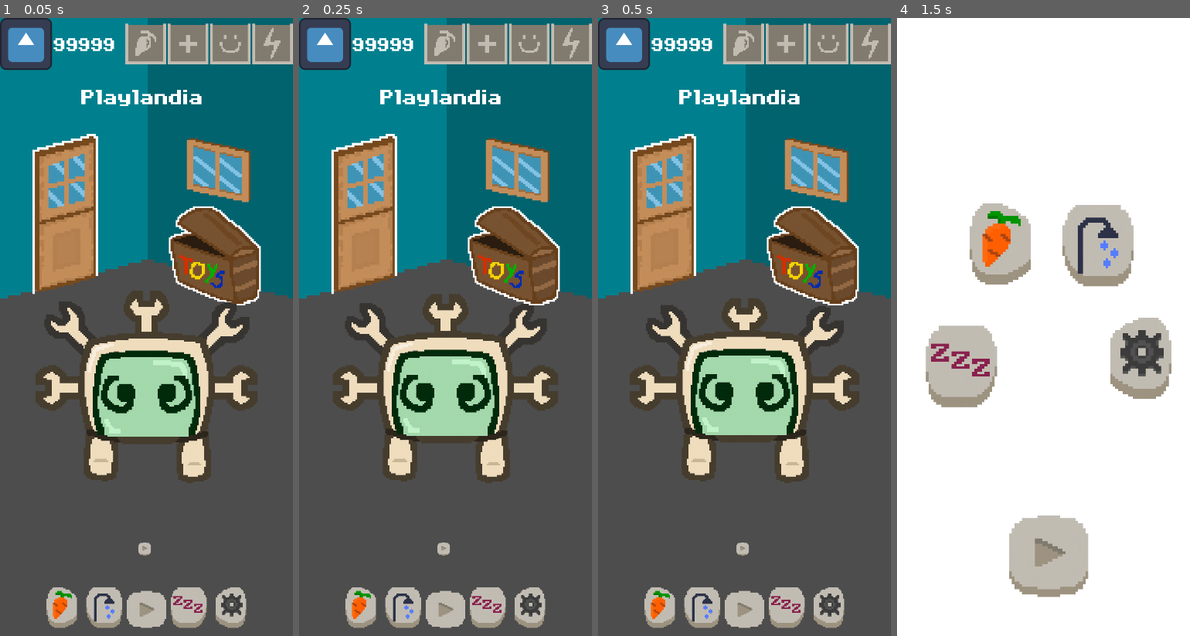
Above: before the commit, frames 1-4 (left to right).
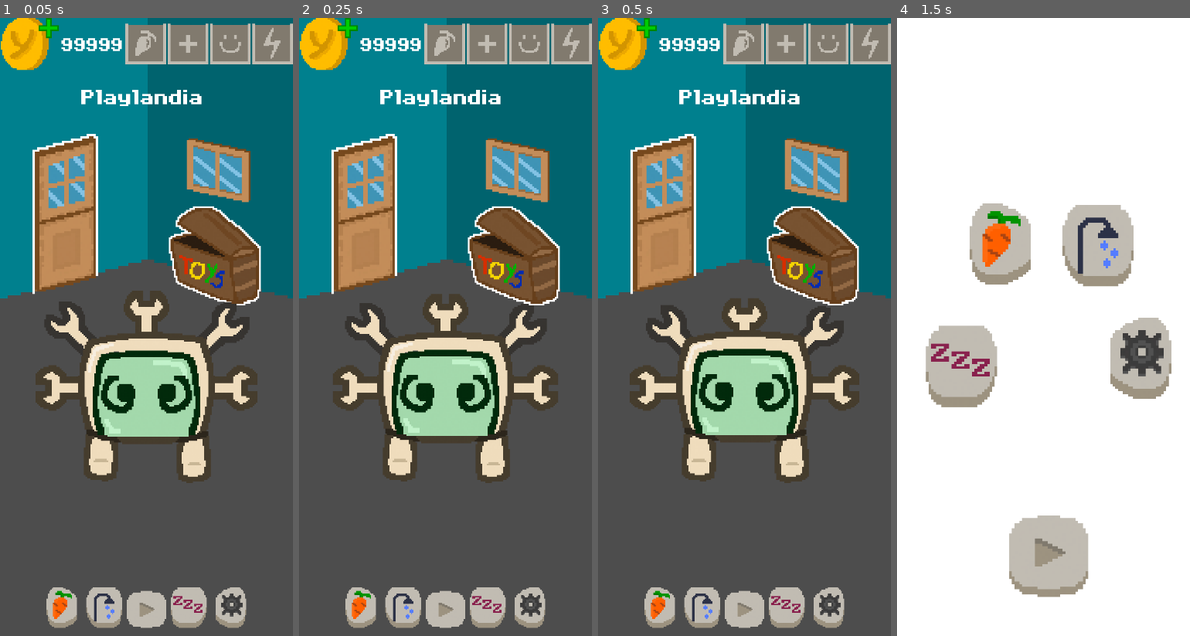
Above: after the commit, the same moments.

Repository: daniel-macias/mrduelm
Game: Godot game, scene res://Scenes/main.tscn
Two runs of this game, one before a commit and one after it. Both use one fixed random seed, a clock stepped at 60 frames per second and the inputs below. The engine's default icon, where the game draws it, is replaced by a stand-in: a white triangle on a blue panel in a dark square.
Inputs (mouse positions are in pixels of both pictures, inside the frame that each line leads up to):
- Up to frame 1 (0.05 s): no input
- Up to frame 2 (0.25 s): no input
- Up to frame 3 (0.5 s): no input
- Up to frame 4 (1.5 s): click (1040, 549) at 0.52 s; click (961, 215) at 1.25 s

The runs differ from the first frame. In frame 1, 2.0% of the frame differs, in the area x 0-52%, y 0-87%; in frame 2, 2.0%; in frame 3, 2.0%; in frame 4, nothing differs.

Commit message:
working on adding some textures

Diff:
--- a/Scenes/main.tscn
+++ b/Scenes/main.tscn
@@ -29,9 +29,11 @@
 [ext_resource type="Texture2D" uid="uid://3asydacx345v" path="res://Sprites/UI/garage_icon_pressed.png" id="12_mlgj4"]
 [ext_resource type="Texture2D" uid="uid://dpj6taf4klhoy" path="res://Sprites/UI/ProgressBars/energy.png" id="13_igeth"]
 [ext_resource type="Script" path="res://Scripts/UIManagers/GarageGUI.gd" id="13_yx62g"]
+[ext_resource type="Texture2D" uid="uid://b5ooj72vvufkx" path="res://Sprites/RoomStuff/showerhead/metal.png" id="14_6wp1h"]
 [ext_resource type="Texture2D" uid="uid://h2d5whrlmrg" path="res://Sprites/RoomStuff/doors/birch_door.png" id="16_c1neu"]
 [ext_resource type="Texture2D" uid="uid://8vh3ya5384n6" path="res://Sprites/RoomStuff/toybox/mahogany.png" id="17_nmb5h"]
 [ext_resource type="Texture2D" uid="uid://ba6cp58md2oq5" path="res://Sprites/RoomStuff/windows/birch_window.png" id="18_t61ui"]
+[ext_resource type="Texture2D" uid="uid://c6q4symd1etrr" path="res://Sprites/UI/buy_money.png" id="22_pgui7"]
 [ext_resource type="Texture2D" uid="uid://bb56aoher0ca0" path="res://Sprites/Food/Broccolli.png" id="28_ub37l"]
 [ext_resource type="Texture2D" uid="uid://5lvmfvex78sv" path="res://Sprites/RoomStuff/bg_walls.png" id="30_iwp8k"]
 [ext_resource type="Script" path="res://Scripts/UIManagers/ShopTemplate.gd" id="32_k4rhv"]
@@ -171,7 +173,72 @@
 grow_vertical = 2
 script = ExtResource("8_mtmdo")
 
+[node name="HBoxContainer" type="HBoxContainer" parent="CanvasLayer/BathroomGUI"]
+layout_mode = 1
+anchors_preset = -1
+anchor_left = 0.5
+anchor_top = 0.865
+anchor_right = 0.5
+anchor_bottom = 0.865
+offset_left = -64.0
+offset_top = -34.8
+offset_right = 62.0
+offset_bottom = 49.2
+grow_horizontal = 2
+grow_vertical = 2
+
+[node name="TextureButton" type="TextureButton" parent="CanvasLayer/BathroomGUI/HBoxContainer"]
+custom_minimum_size = Vector2(100, 0)
+layout_mode = 2
+texture_normal = ExtResource("3_vlkju")
+stretch_mode = 5
+
+[node name="Soap" type="TextureButton" parent="CanvasLayer/BathroomGUI/HBoxContainer"]
+custom_minimum_size = Vector2(100, 0)
+layout_mode = 2
+texture_normal = ExtResource("10_xt54n")
+stretch_mode = 5
+
+[node name="ShowerHead" type="TextureButton" parent="CanvasLayer/BathroomGUI"]
+layout_mode = 1
+anchors_preset = -1
+anchor_left = 0.5
+anchor_right = 0.5
+offset_left = -184.0
+offset_top = -43.0
+offset_right = 187.0
+offset_bottom = 419.0
+texture_normal = ExtResource("14_6wp1h")
+stretch_mode = 5
+
 [node name="RoomTitle" type="Label" parent="CanvasLayer/BathroomGUI"]
+layout_mode = 1
+anchors_preset = -1
+anchor_left = 0.5
+anchor_top = 0.131
+anchor_right = 0.5
+anchor_bottom = 0.131
+offset_left = -227.5
+offset_top = -42.12
+offset_right = 227.5
+offset_bottom = 40.88
+grow_horizontal = 2
+grow_vertical = 2
+theme_override_fonts/font = ExtResource("8_tpqmy")
+theme_override_font_sizes/font_size = 80
+text = "Bathroomlandia"
+
+[node name="PlayGUI" type="Control" parent="CanvasLayer"]
+visible = false
+layout_mode = 3
+anchors_preset = 15
+anchor_right = 1.0
+anchor_bottom = 1.0
+grow_horizontal = 2
+grow_vertical = 2
+script = ExtResource("3_n2q6m")
+
+[node name="RoomTitle" type="Label" parent="CanvasLayer/PlayGUI"]
 layout_mode = 1
 anchors_preset = -1
 anchor_left = 0.5
@@ -186,44 +253,63 @@
 grow_vertical = 2
 theme_override_fonts/font = ExtResource("8_tpqmy")
 theme_override_font_sizes/font_size = 80
-text = "Bathroomlandia"
-
-[node name="HBoxContainer" type="HBoxContainer" parent="CanvasLayer/BathroomGUI"]
-layout_mode = 1
-anchors_preset = -1
-anchor_left = 0.5
-anchor_top = 0.865
-anchor_right = 0.5
-anchor_bottom = 0.865
-offset_left = -64.0
-offset_top = -34.8
-offset_right = 62.0
-offset_bottom = 49.2
-grow_horizontal = 2
-grow_vertical = 2
-
-[node name="TextureButton" type="TextureButton" parent="CanvasLayer/BathroomGUI/HBoxContainer"]
-custom_minimum_size = Vector2(100, 0)
-layout_mode = 2
-texture_normal = ExtResource("3_vlkju")
-stretch_mode = 5
-
-[node name="Soap" type="TextureButton" parent="CanvasLayer/BathroomGUI/HBoxContainer"]
-custom_minimum_size = Vector2(100, 0)
-layout_mode = 2
-texture_normal = ExtResource("10_xt54n")
-stretch_mode = 5
-
-[node name="PlayGUI" type="Control" parent="CanvasLayer"]
+text = "Playlandia"
+
+[node name="Door" type="TextureButton" parent="CanvasLayer/PlayGUI"]
+layout_mode = 1
+anchors_preset = 8
+anchor_left = 0.5
+anchor_top = 0.5
+anchor_right = 0.5
+anchor_bottom = 0.5
+offset_left = -314.0
+offset_top = -475.0
+offset_right = -85.0
+offset_bottom = -81.0
+grow_horizontal = 2
+grow_vertical = 2
+texture_normal = ExtResource("16_c1neu")
+stretch_mode = 5
+
+[node name="ToyBox" type="TextureButton" parent="CanvasLayer/PlayGUI"]
+layout_mode = 1
+anchors_preset = -1
+anchor_left = 0.5
+anchor_top = 0.5
+anchor_right = 0.5
+anchor_bottom = 0.5
+offset_left = 33.0
+offset_top = -297.0
+offset_right = 303.0
+offset_bottom = -53.0
+grow_horizontal = 2
+grow_vertical = 2
+texture_normal = ExtResource("17_nmb5h")
+stretch_mode = 5
+
+[node name="Window" type="TextureRect" parent="CanvasLayer/PlayGUI"]
+layout_mode = 1
+anchors_preset = -1
+anchor_left = 0.5
+anchor_top = 0.5
+anchor_right = 0.5
+anchor_bottom = 0.5
+offset_left = 99.0
+offset_top = -464.0
+offset_right = 256.0
+offset_bottom = -307.0
+texture = ExtResource("18_t61ui")
+
+[node name="SleepGUI" type="Control" parent="CanvasLayer"]
 layout_mode = 3
 anchors_preset = 15
 anchor_right = 1.0
 anchor_bottom = 1.0
 grow_horizontal = 2
 grow_vertical = 2
-script = ExtResource("3_n2q6m")
-
-[node name="RoomTitle" type="Label" parent="CanvasLayer/PlayGUI"]
+script = ExtResource("11_l60en")
+
+[node name="RoomTitle" type="Label" parent="CanvasLayer/SleepGUI"]
 layout_mode = 1
 anchors_preset = -1
 anchor_left = 0.5
@@ -238,9 +324,9 @@
 grow_vertical = 2
 theme_override_fonts/font = ExtResource("8_tpqmy")
 theme_override_font_sizes/font_size = 80
-text = "Playlandia"
-
-[node name="HBoxContainer" type="HBoxContainer" parent="CanvasLayer/PlayGUI"]
+text = "Sleepandia"
+
+[node name="HBoxContainer" type="HBoxContainer" parent="CanvasLayer/SleepGUI"]
 layout_mode = 1
 anchors_preset = -1
 anchor_left = 0.5
@@ -254,44 +340,16 @@
 grow_horizontal = 2
 grow_vertical = 2
 
-[node name="TextureButton" type="TextureButton" parent="CanvasLayer/PlayGUI/HBoxContainer"]
-layout_mode = 2
-texture_normal = ExtResource("4_iuqi7")
-
-[node name="Door" type="TextureButton" parent="CanvasLayer/PlayGUI"]
-layout_mode = 1
-anchors_preset = 8
-anchor_left = 0.5
-anchor_top = 0.5
-anchor_right = 0.5
-anchor_bottom = 0.5
-offset_left = -314.0
-offset_top = -475.0
-offset_right = -85.0
-offset_bottom = -81.0
-grow_horizontal = 2
-grow_vertical = 2
-texture_normal = ExtResource("16_c1neu")
-stretch_mode = 5
-
-[node name="ToyBox" type="TextureButton" parent="CanvasLayer/PlayGUI"]
+[node name="TextureButton" type="TextureButton" parent="CanvasLayer/SleepGUI/HBoxContainer"]
+layout_mode = 2
+texture_normal = ExtResource("5_kml8w")
+
+[node name="Wire" type="TextureButton" parent="CanvasLayer/SleepGUI"]
 layout_mode = 0
-offset_left = 393.0
-offset_top = 463.0
-offset_right = 663.0
-offset_bottom = 707.0
-texture_normal = ExtResource("17_nmb5h")
-stretch_mode = 5
-
-[node name="Window" type="TextureRect" parent="CanvasLayer/PlayGUI"]
-layout_mode = 0
-offset_left = 459.0
-offset_top = 296.0
-offset_right = 616.0
-offset_bottom = 453.0
-texture = ExtResource("18_t61ui")
-
-[node name="SleepGUI" type="Control" parent="CanvasLayer"]
+offset_right = 40.0
+offset_bottom = 40.0
+
+[node name="GarageGUI" type="Control" parent="CanvasLayer"]
 visible = false
 layout_mode = 3
 anchors_preset = 15
@@ -299,9 +357,9 @@
 anchor_bottom = 1.0
 grow_horizontal = 2
 grow_vertical = 2
-script = ExtResource("11_l60en")
-
-[node name="RoomTitle" type="Label" parent="CanvasLayer/SleepGUI"]
+script = ExtResource("13_yx62g")
+
+[node name="RoomTitle" type="Label" parent="CanvasLayer/GarageGUI"]
 layout_mode = 1
 anchors_preset = -1
 anchor_left = 0.5
@@ -316,9 +374,9 @@
 grow_vertical = 2
 theme_override_fonts/font = ExtResource("8_tpqmy")
 theme_override_font_sizes/font_size = 80
-text = "Sleepandia"
-
-[node name="HBoxContainer" type="HBoxContainer" parent="CanvasLayer/SleepGUI"]
+text = "Garagelandia"
+
+[node name="HBoxContainer" type="HBoxContainer" parent="CanvasLayer/GarageGUI"]
 layout_mode = 1
 anchors_preset = -1
 anchor_left = 0.5
@@ -332,51 +390,6 @@
 grow_horizontal = 2
 grow_vertical = 2
 
-[node name="TextureButton" type="TextureButton" parent="CanvasLayer/SleepGUI/HBoxContainer"]
-layout_mode = 2
-texture_normal = ExtResource("5_kml8w")
-
-[node name="GarageGUI" type="Control" parent="CanvasLayer"]
-visible = false
-layout_mode = 3
-anchors_preset = 15
-anchor_right = 1.0
-anchor_bottom = 1.0
-grow_horizontal = 2
-grow_vertical = 2
-script = ExtResource("13_yx62g")
-
-[node name="RoomTitle" type="Label" parent="CanvasLayer/GarageGUI"]
-layout_mode = 1
-anchors_preset = -1
-anchor_left = 0.5
-anchor_top = 0.131
-anchor_right = 0.5
-anchor_bottom = 0.131
-offset_left = -160.5
-offset_top = -42.12
-offset_right = 160.5
-offset_bottom = 40.88
-grow_horizontal = 2
-grow_vertical = 2
-theme_override_fonts/font = ExtResource("8_tpqmy")
-theme_override_font_sizes/font_size = 80
-text = "Garagelandia"
-
-[node name="HBoxContainer" type="HBoxContainer" parent="CanvasLayer/GarageGUI"]
-layout_mode = 1
-anchors_preset = -1
-anchor_left = 0.5
-anchor_top = 0.865
-anchor_right = 0.5
-anchor_bottom = 0.865
-offset_left = -20.0
-offset_top = -24.8
-offset_right = 20.0
-offset_bottom = 15.2
-grow_horizontal = 2
-grow_vertical = 2
-
 [node name="TextureButton" type="TextureButton" parent="CanvasLayer/GarageGUI/HBoxContainer"]
 layout_mode = 2
 texture_normal = ExtResource("6_lu5kk")
@@ -390,7 +403,9 @@
 
 [node name="CoinBtn" type="TextureButton" parent="CanvasLayer/TopBar"]
 layout_mode = 2
-texture_normal = ExtResource("7_edkl8")
+size_flags_horizontal = 3
+texture_normal = ExtResource("22_pgui7")
+stretch_mode = 5
 
 [node name="Label" type="Label" parent="CanvasLayer/TopBar"]
 layout_mode = 2
--- a/Scripts/Main.gd
+++ b/Scripts/Main.gd
@@ -17,7 +17,7 @@
 @onready var debug_add_energy_btn = $CanvasLayer/SleepGUI/HBoxContainer/TextureButton
 @onready var debug_add_health_btn = $CanvasLayer/BathroomGUI/HBoxContainer/TextureButton
 
-@onready var pet = $Pet
+@onready var pet = $Camera2D/Pet
 
 @onready var guis = {
 	"food": $CanvasLayer/FoodGUI,
Not shown: 1 places in Scenes/main.tscn that only renumber resources
Binary file added: Sprites/RoomStuff/showerhead/metal.png
Not shown, added: Sprites/RoomStuff/showerhead/metal.png.import
Binary file added: Sprites/UI/Effects/cable.png
Not shown, added: Sprites/UI/Effects/cable.png.import
Binary file added: Sprites/UI/Effects/drop.png
Not shown, added: Sprites/UI/Effects/drop.png.import
Binary file added: Sprites/UI/buy_money.png
Not shown, added: Sprites/UI/buy_money.png.import
Binary file added: Sprites/UI/charging_off.png
Not shown, added: Sprites/UI/charging_off.png.import
Binary file added: Sprites/UI/charging_on.png
(and 1 more such lines)
